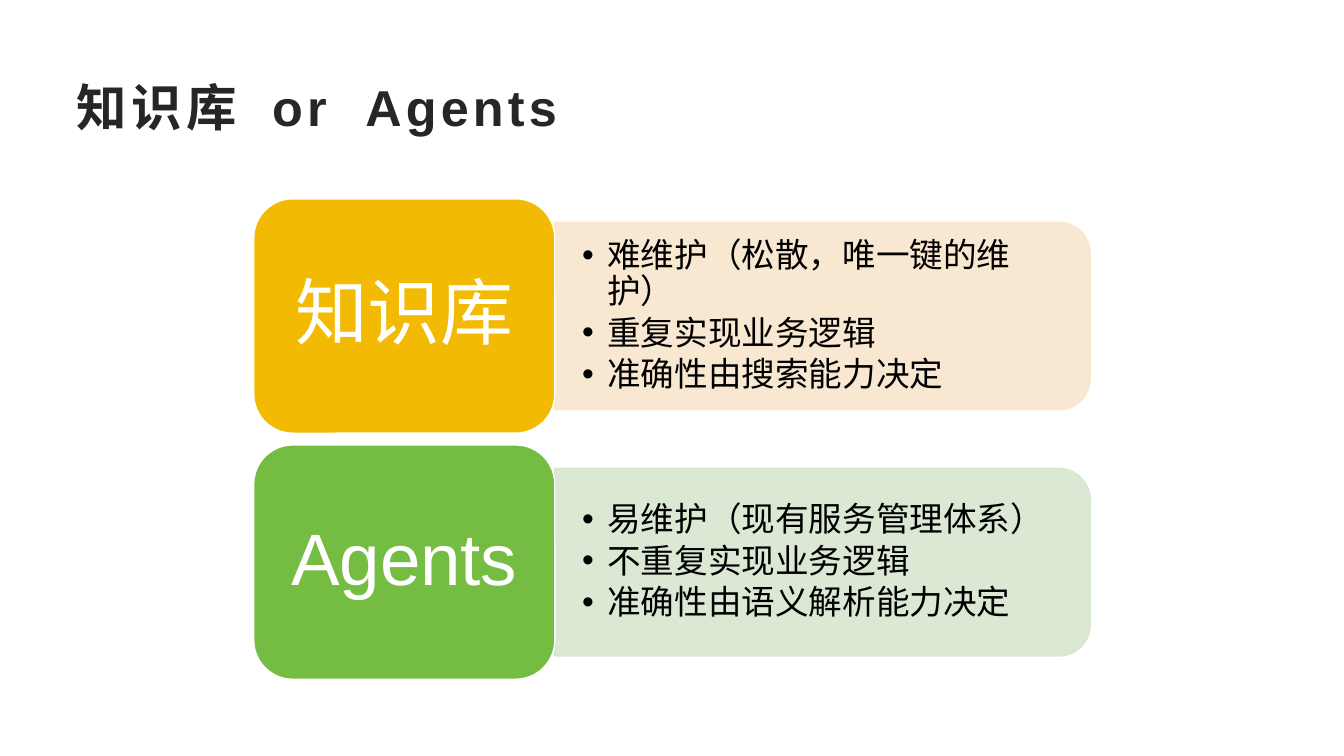
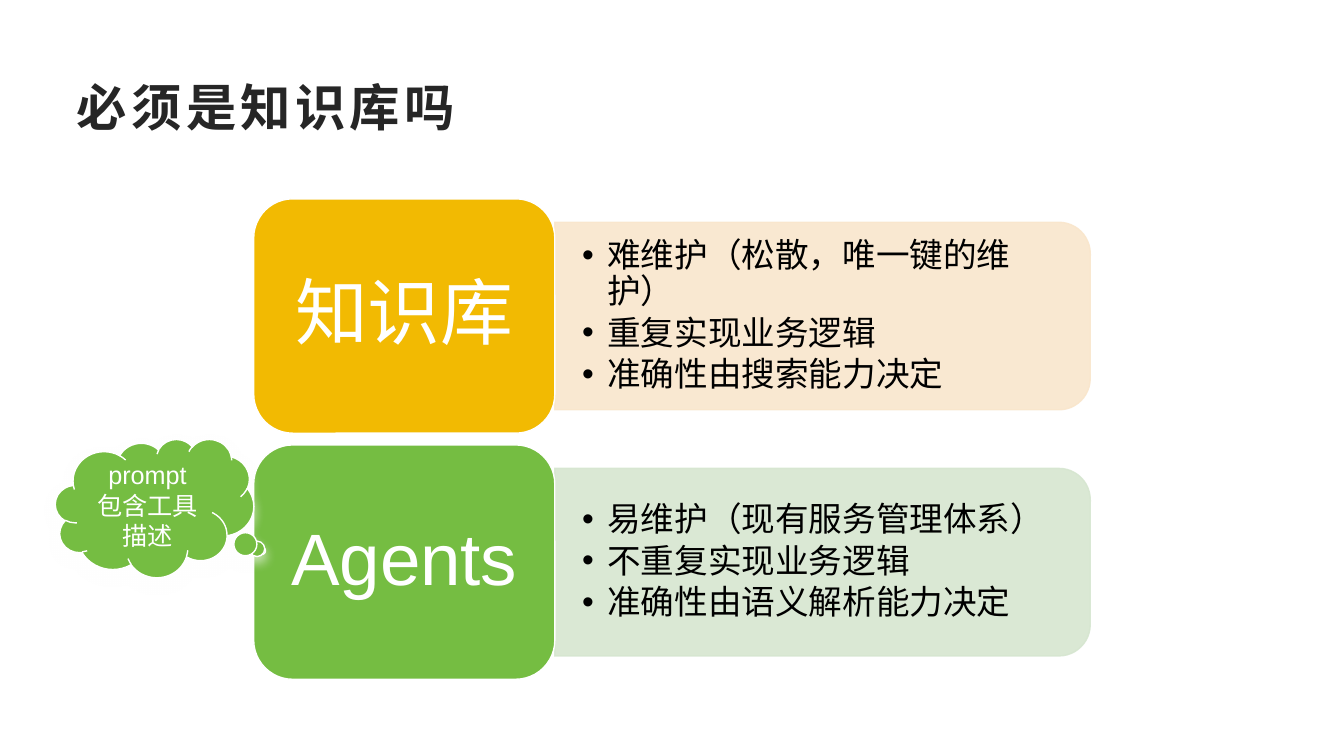
Before and after one commit to SakigamiYang/PyCon, a slide deck: slide 21 of PyCon2023/PyConChina2023-LLM+RAG企业落地-Ai兔兔.pptx (slide 18 before the commit). Drawn at 1344x756 pixels with LibreOffice and Linux fonts; fonts in the diff are those of the drawing; background and template pictures are left out. Boxes give left, top, right and bottom in pixels: in the first picture for what was removed or moved away, otherwise in the second. Text is boxed around its words. In the diff, an @@ line names an element or a change of style, - is before the commit and + after.

```diff
--- a/PyCon2023/PyConChina2023-LLM+RAG企业落地-Ai兔兔.pptx
+++ b/PyCon2023/PyConChina2023-LLM+RAG企业落地-Ai兔兔.pptx
@@ title at <box>77,83,455,131</box>: text changed @@
-知识库 or Agents
+必须是知识库吗
@@ thought cloud added at <box>55,440,254,578</box>, fill #75BD42, outline #FFFFFF 1 pt, 18 pt, text #FFFFFF @@
+prompt 包含工具描述
```
Also in this commit, not shown: 13 other slides changed, 1 slide added, 1 other file.
